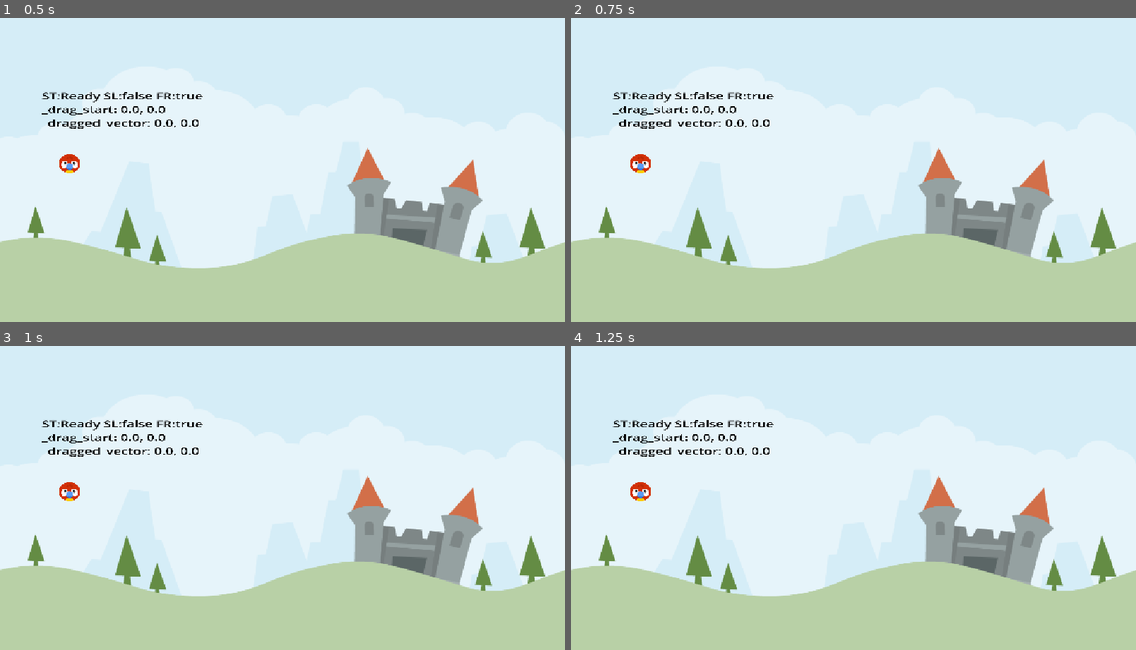
Above: before the commit, frames 1-4 (two rows, left to right).
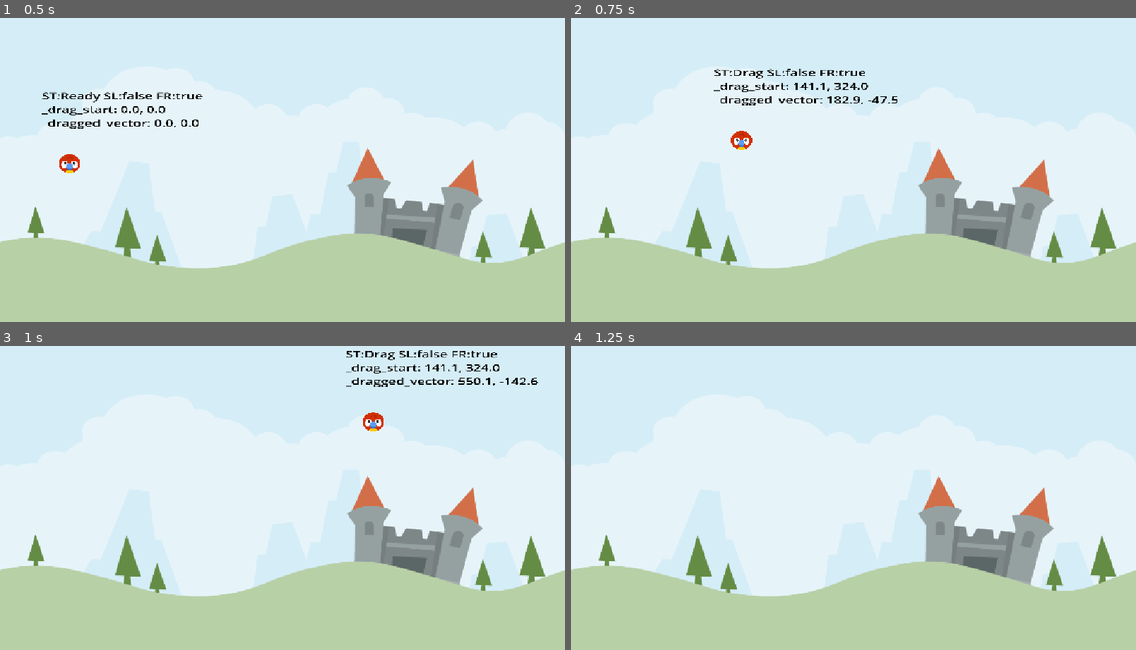
Above: after the commit, the same moments.

Repository: ArayaCG/AngryAnimals
Game: Godot game, scene res://Scenes/LevelBase/LevelBase.tscn
Two runs of this game, one before a commit and one after it. Both use one fixed random seed, a clock stepped at 60 frames per second and the inputs below.
Inputs (mouse positions are in pixels of both pictures, inside the frame that each line leads up to):
- Up to frame 1 (0.5 s): no input
- Up to frame 2 (0.75 s): tap Enter at 0.5 s; drag from (638, 163) to (910, 94) at 0.52 s
- Up to frame 3 (1 s): no input
- Up to frame 4 (1.25 s): no input

Frame 1 is identical in both runs. In frame 2, 1.7% of the frame differs, in the area x 7-58%, y 16-52%; in frame 3, 1.7%, in the area x 7-96%, y 1-52%; in frame 4, 0.8%.

Commit message:
Se trabaja con fisicas y el drag

Diff:
--- a/Scenes/Animal/Animal.gd
+++ b/Scenes/Animal/Animal.gd
@@ -1,6 +1,10 @@
 extends RigidBody2D
 
 enum AnimalState {Ready, Drag, Release}
+const DRAG_LIM_MAX: Vector2 = Vector2(0,60)
+const DRAG_LIM_MIN: Vector2 = Vector2(-60,0)
+const IMPULSE_MULT: float = 20.0
+const IMPULSE_MAX: float = 1200.0
 
 @onready var arrow: Sprite2D = $Arrow
 @onready var debug_label: Label = $DebugLabel
@@ -14,11 +18,56 @@
 var _dragged_vector: Vector2 = Vector2.ZERO
 var _arrow_scale_x: float = 0.0
 
+func _unhandled_input(event: InputEvent) -> void:
+	if _state == AnimalState.Drag and event.is_action_released("drag"):
+		call_deferred("change_state", AnimalState.Release)
+
 func setup () -> void:
 	_arrow_scale_x = _arrow_scale_x
 	arrow.hide()
 	_start = position
 
+#region drag
+func update_arrow_scale() -> void:
+	var imp_len: float = calculate_impulse().length()
+	var perc: float = clamp(imp_len/IMPULSE_MAX, 0.0 , 1.0)
+	arrow.scale.x = lerp(_arrow_scale_x, _arrow_scale_x * 2, perc)
+	arrow.rotation = (_start - position).angle()
+
+
+func start_dragging()->void:
+	arrow.show()
+	_drag_start = get_global_mouse_position()
+
+
+func handle_dragging() -> void:
+	var new_drag_vector: Vector2 = get_global_mouse_position() - _drag_start
+	_dragged_vector = new_drag_vector.clamp(
+		DRAG_LIM_MIN, DRAG_LIM_MAX
+	)
+	var diff: Vector2 = new_drag_vector - _dragged_vector
+
+	if diff.length() > 0 and stretch_sound.playing == false:
+		stretch_sound.play()
+
+	_dragged_vector = new_drag_vector
+	position = _start + _dragged_vector
+	update_arrow_scale()
+
+#endregion
+
+#region release
+func calculate_impulse() -> Vector2:
+	return _dragged_vector * -IMPULSE_MULT
+
+func start_release()-> void:
+	arrow.hide()
+	launch_sound.play()
+	freeze = false
+	apply_central_impulse(calculate_impulse())
+#endregion
+
+#region misc
 func update_debug_label () -> void:
 	var ds: String = "ST:%s SL:%s FR:%s\n" % [
 		AnimalState.keys()[_state], sleeping, freeze
@@ -26,17 +75,39 @@
 	ds += "_drag_start: %.1f, %.1f \n" % [_drag_start.x, _drag_start.y]
 	ds += "_dragged_vector: %.1f, %.1f" % [_dragged_vector.x, _dragged_vector.y]
 	debug_label.text = ds
+#endregion
+
+#region State
+func update_state()->void :
+	match _state :
+		AnimalState.Drag:
+			handle_dragging()
+
+func change_state(new_state: AnimalState) -> void:
+	if _state == new_state :
+		return
+	_state = new_state
+
+	match _state :
+		AnimalState.Drag:
+			start_dragging()
+		AnimalState.Release:
+			start_release()
+#endregion
+
 
 func _ready() -> void:
 	setup()
 
 
-func _physics_process(delta: float) -> void:
+func _physics_process(_delta: float) -> void:
+	update_state()
 	update_debug_label()
 
-
-func _on_input_event(viewport: Node, event: InputEvent, shape_idx: int) -> void:
-	pass
+#region Signals
+func _on_input_event(_viewport: Node, event: InputEvent, _shape_idx: int) -> void:
+	if event.is_action_pressed("drag") and _state == AnimalState.Ready:
+		change_state(AnimalState.Drag)
 
 
 func _on_visible_on_screen_notifier_2d_screen_exited() -> void:
@@ -47,5 +118,6 @@
 	pass # Replace with function body.
 
 
-func _on_body_entered(body: Node) -> void:
+func _on_body_entered(_body: Node) -> void:
 	pass # Replace with function body.
+#endregion
--- a/project.godot
+++ b/project.godot
@@ -24,6 +24,14 @@
 naming/scene_name_casing=1
 naming/script_name_casing=1
 
+[input]
+
+drag={
+"deadzone": 0.2,
+"events": [Object(InputEventMouseButton,"resource_local_to_scene":false,"resource_name":"","device":-1,"window_id":0,"alt_pressed":false,"shift_pressed":false,"ctrl_pressed":false,"meta_pressed":false,"button_mask":1,"position":Vector2(521, 10),"global_position":Vector2(530, 58),"factor":1.0,"button_index":1,"canceled":false,"pressed":true,"double_click":false,"script":null)
+]
+}
+
 [rendering]
 
 renderer/rendering_method="mobile"
